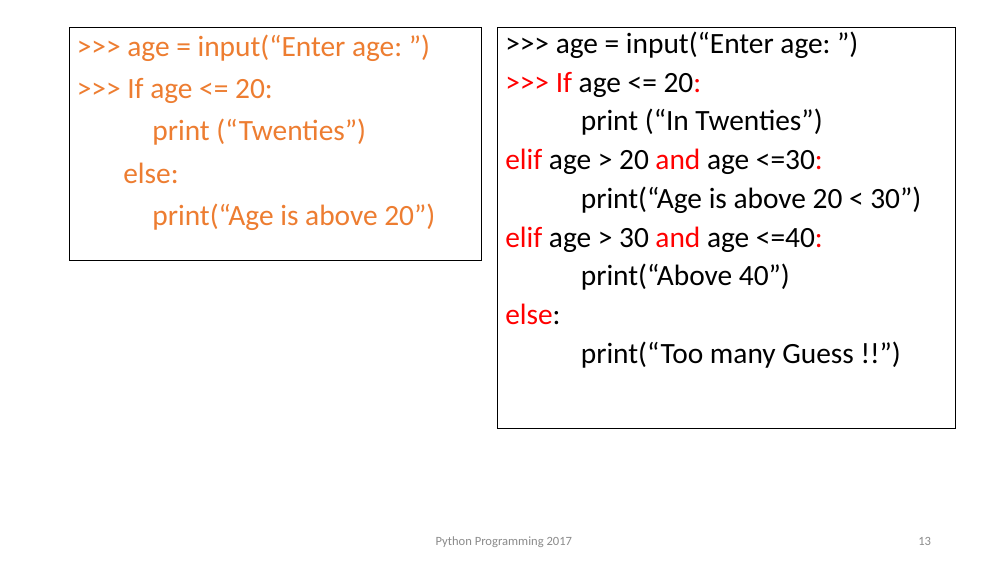
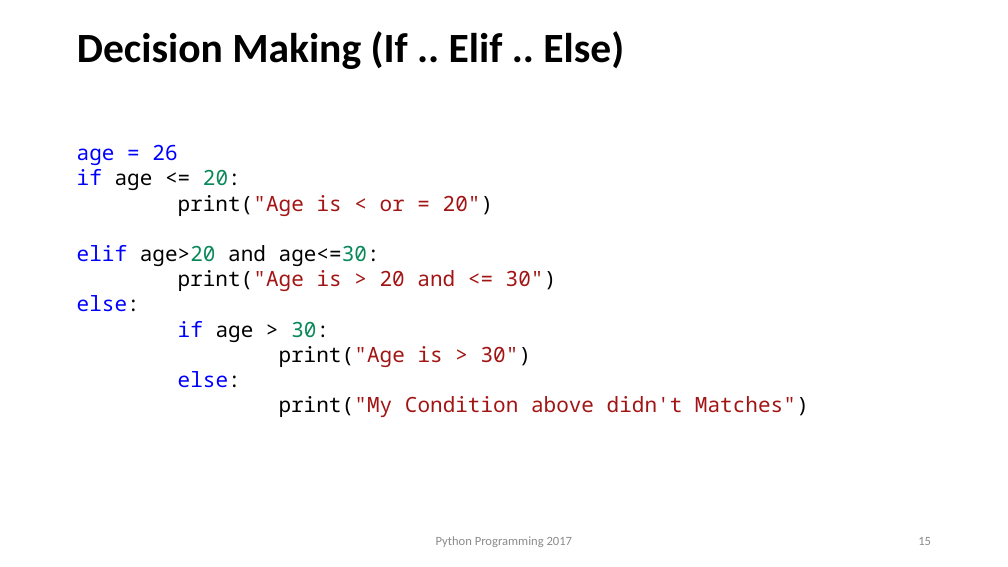
Before and after one commit to anishchapagain/AnishPython, a slide deck: slide 15 of python_notes.pptx (slide 13 before the commit). Drawn at 1008x567 pixels with LibreOffice and Linux fonts; fonts in the diff are those of the drawing; background and template pictures are left out. Boxes give left, top, right and bottom in pixels: in the first picture for what was removed or moved away, otherwise in the second. Text is boxed around its words. In the diff, an @@ line names an element or a change of style, - is before the commit and + after.

```diff
--- a/python_notes.pptx
+++ b/python_notes.pptx
@@ text removed at bbox=[70, 27, 482, 261] @@
->>> age = input(“Enter age: ”)
->>> If age <= 20:
-print (“Twenties”)
-else:
-print(“Age is above 20”)
@@ text removed at bbox=[498, 27, 955, 429] @@
->>> age = input(“Enter age: ”)
->>> If age <= 20:
-print (“In Twenties”)
-elif age > 20 and age <=30:
-print(“Age is above 20 < 30”)
-elif age > 30 and age <=40:
-print(“Above 40”)
-else:
-print(“Too many Guess !!”)
@@ title added at bbox=[77, 31, 624, 69], 39.6 pt, text #000000, bold @@
+Decision Making (If .. Elif .. Else)
@@ text added at bbox=[77, 144, 809, 417], 20 pt, text #A31515 @@
+age = 26
+if age <= 20:
+print("Age is < or = 20")
+elif age>20 and age<=30:
+print("Age is > 20 and <= 30")
+else:
+if age > 30:
+print("Age is > 30")
+else:
+print("My Condition above didn't Matches")
```
Also in this commit, not shown: 8 other slides changed, 10 slides added, 1 slide removed.
